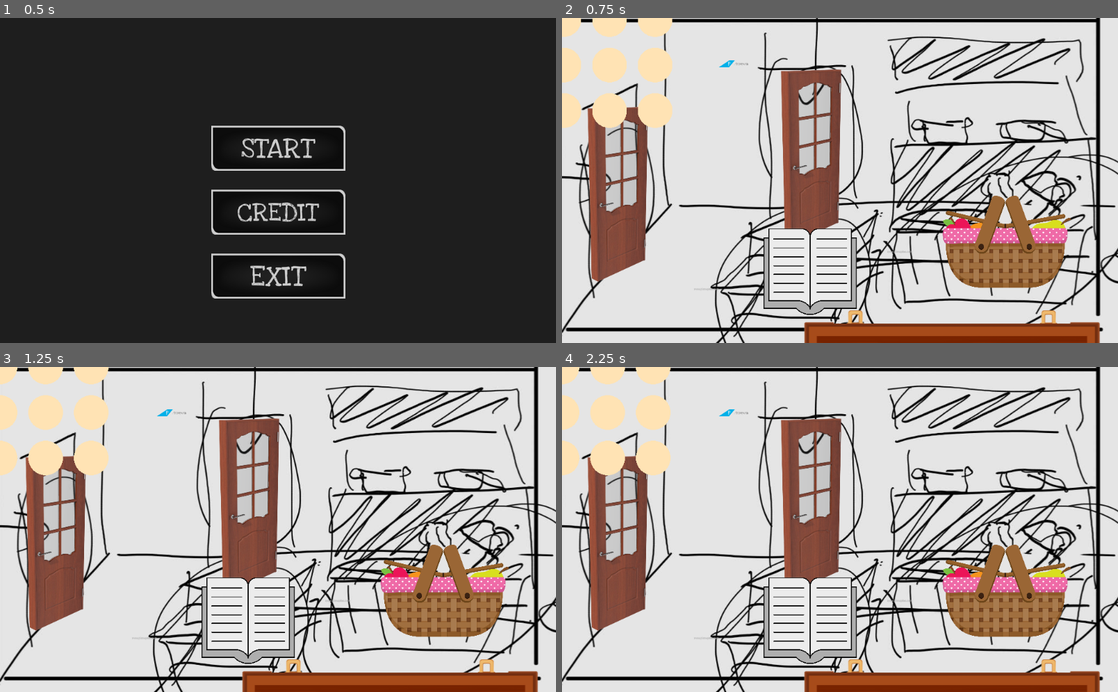
Above: before the commit, frames 1-4 (two rows, left to right).
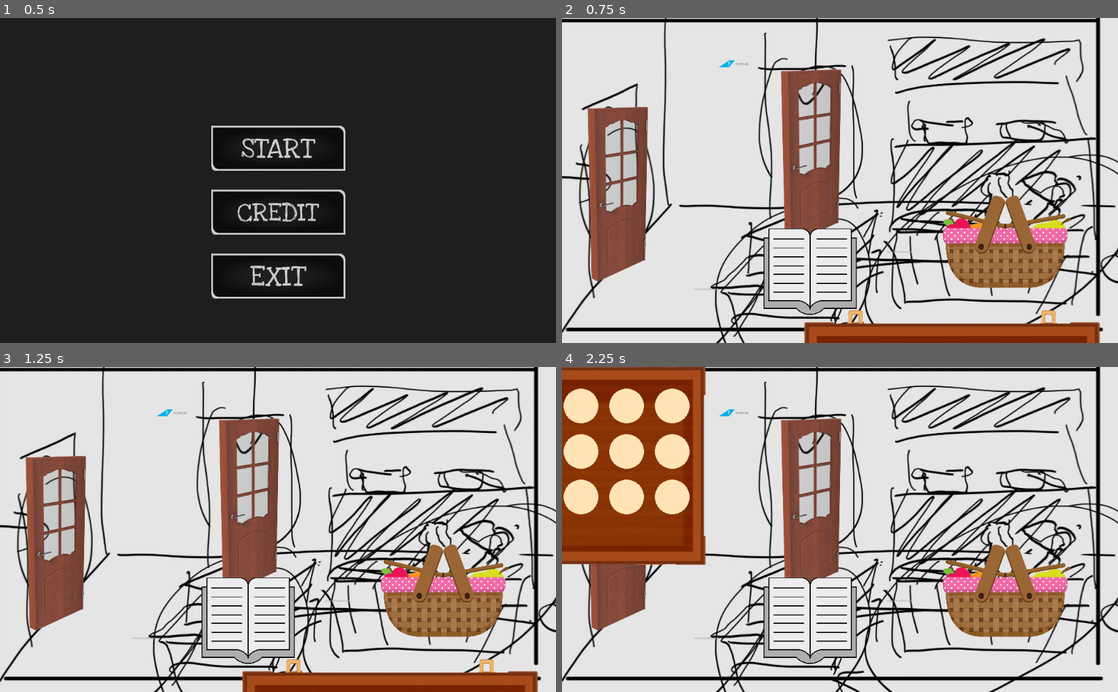
Above: after the commit, the same moments.

Repository: raimess11/GGJBandung23-Mandrake
Game: Godot game, scene res://ui/Menu.tscn
The game is run twice, just before and just after one commit, with the same random seed, the same clock (stepped at 60 frames per second) and the same inputs. The project has no main scene, so this scene is started directly.
Inputs (mouse positions are in pixels of both pictures, inside the frame that each line leads up to):
- Up to frame 1 (0.5 s): no input
- Up to frame 2 (0.75 s): click (840, 148) at 0.5 s
- Up to frame 3 (1.25 s): no input
- Up to frame 4 (2.25 s): tap Enter at 1.25 s; move the mouse to (617, 542) at 1.27 s; click (617, 542) at 1.35 s; tap Space at 1.52, 1.82 s; tap Backspace at 1.55, 2.1 s; move the mouse to (812, 503) at 2.02 s; click (812, 503) at 2.17 s

Frame 1 is identical in both runs. In frame 2, 3.4% of the frame differs, in the area x 0-20%, y 0-34%; in frame 3, 3.3%; in frame 4, 18%, in the area x 0-97%, y 0-100%.

Commit message:
gathering

Diff:
--- a/Mandrake Store and Root Garden/Commponent/Inventory/Inventory.gd
+++ b/Mandrake Store and Root Garden/Commponent/Inventory/Inventory.gd
@@ -17,7 +17,3 @@
 			newDropPoint.global_position += Vector2(x - columns/2,y) * (32+spacing/10) * 2
 			add_child(newDropPoint)
 	update()
-
-func _physics_process(delta):
-	if global_position.distance_to(target_position):
-		global_position = lerp(global_position,target_position,25*delta)
--- a/Mandrake Store and Root Garden/Commponent/Item2D/Item2D.gd
+++ b/Mandrake Store and Root Garden/Commponent/Item2D/Item2D.gd
@@ -49,7 +49,8 @@
 			currentDropPoint = point
 			DropPoint = point.global_position
 			finalPoint = point.global_position
-	return finalPoint
+		return finalPoint
+
 
 func initial_currentDropPoint():
 	var minimun:int = DropPoint_list[0].global_position.distance_to(global_position)
--- a/Mandrake Store and Root Garden/Commponent/Item2D/Item2D.tscn
+++ b/Mandrake Store and Root Garden/Commponent/Item2D/Item2D.tscn
@@ -1,11 +1,13 @@
-[gd_scene load_steps=3 format=2]
+[gd_scene load_steps=4 format=2]
 
 [ext_resource path="res://Commponent/Item2D/Item2D.gd" type="Script" id=1]
+[ext_resource path="res://Commponent/Item/Root/Destruction/RootOfDestruction.tres" type="Resource" id=2]
 
 [sub_resource type="CircleShape2D" id=1]
 
 [node name="Item" type="Node2D" groups=["item"]]
 script = ExtResource( 1 )
+data = ExtResource( 2 )
 
 [node name="Area2D" type="Area2D" parent="."]
 
--- a/Mandrake Store and Root Garden/GatheringSpot/GatheringMap.gd
+++ b/Mandrake Store and Root Garden/GatheringSpot/GatheringMap.gd
@@ -1,4 +1,4 @@
-extends CanvasLayer
+extends Node2D
 
 onready var reminderUI = $reminderUI
 onready var title = $reminderUI/ColorRect/title
@@ -52,4 +52,5 @@
 	for i in int(rand_range(3, 7)):
 		var newItem2d = item2d.instance()
 		newItem2d.data = roots[int(rand_range(0,2))]
+		newItem2d.global_position = Vector2(500+randf()*100,300+randf()*100)
 		get_tree().current_scene.add_child(newItem2d)
--- a/Mandrake Store and Root Garden/GatheringSpot/GatheringMap.tscn
+++ b/Mandrake Store and Root Garden/GatheringSpot/GatheringMap.tscn
@@ -9,7 +9,7 @@
 [ext_resource path="res://Commponent/Item/Root/Healing/RootOfHealing.tres" type="Resource" id=7]
 [ext_resource path="res://GatheringSpot/GatheringMap.gd" type="Script" id=8]
 
-[node name="GatheringMap" type="CanvasLayer"]
+[node name="GatheringMap" type="Node2D"]
 script = ExtResource( 8 )
 roots = [ ExtResource( 6 ), ExtResource( 7 ), ExtResource( 3 ) ]
 
@@ -21,10 +21,10 @@
 [node name="swamp" type="TextureButton" parent="."]
 anchor_left = 0.5
 anchor_right = 0.5
-margin_left = -215.0
-margin_top = 20.0
-margin_right = 116.0
-margin_bottom = 163.0
+margin_left = 299.0
+margin_top = 36.0
+margin_right = 630.0
+margin_bottom = 179.0
 texture_pressed = ExtResource( 4 )
 texture_hover = ExtResource( 4 )
 expand = true
@@ -61,8 +61,8 @@
 anchor_bottom = 1.0
 margin_left = 36.0
 margin_top = 18.0
-margin_right = -36.0
-margin_bottom = -18.0
+margin_right = 985.0
+margin_bottom = 575.0
 texture = ExtResource( 5 )
 draw_center = false
 patch_margin_left = 62
--- a/Mandrake Store and Root Garden/Storage/Storage.gd
+++ b/Mandrake Store and Root Garden/Storage/Storage.gd
@@ -1,10 +1,17 @@
 extends Node2D
 
+var up_value = 1
+var target_position = global_position
+
+func _ready():
 	target_position = global_position
+
+func _physics_process(delta):
+	if global_position.distance_to(target_position):
+		global_position = lerp(global_position,target_position,25*delta)
 
 func _input(event):
 	if event is InputEventKey:
 		if not event.pressed and event.scancode == KEY_SPACE:
-			target_position += Vector2.UP*300
-		if not event.pressed and event.scancode == KEY_BACKSPACE:
-			target_position += Vector2.DOWN*300
+			target_position += Vector2.UP*300 * up_value
+			up_value *= -1
--- a/Mandrake Store and Root Garden/Storage/Storage.tscn
+++ b/Mandrake Store and Root Garden/Storage/Storage.tscn
@@ -1,9 +1,11 @@
-[gd_scene load_steps=3 format=2]
+[gd_scene load_steps=4 format=2]
 
 [ext_resource path="res://assets/drawer-removebg-preview.png" type="Texture" id=1]
 [ext_resource path="res://Commponent/Inventory/Inventory.tscn" type="PackedScene" id=2]
+[ext_resource path="res://Storage/Storage.gd" type="Script" id=3]
 
 [node name="Storage" type="Node2D"]
+script = ExtResource( 3 )
 
 [node name="Drawer-removebg-preview" type="Sprite" parent="."]
 position = Vector2( 0, 168 )
--- a/Mandrake Store and Root Garden/ui/ruang utama/RuangUtama.gd
+++ b/Mandrake Store and Root Garden/ui/ruang utama/RuangUtama.gd
@@ -1,7 +1,16 @@
 extends Node2D
 
+var up_value = 1
 
 func _on_Area2D_input_event(viewport, event, shape_idx):
 	if event is InputEventMouse:
 		if event.is_pressed():
 			$GatheringMap.visible = true
+
+
+func _input(event):
+	if event is InputEventKey:
+		if not event.pressed and event.scancode == KEY_SPACE:
+			up_value *= -1
+			$book.visible = up_value>0
+			$basket.visible = up_value>0
